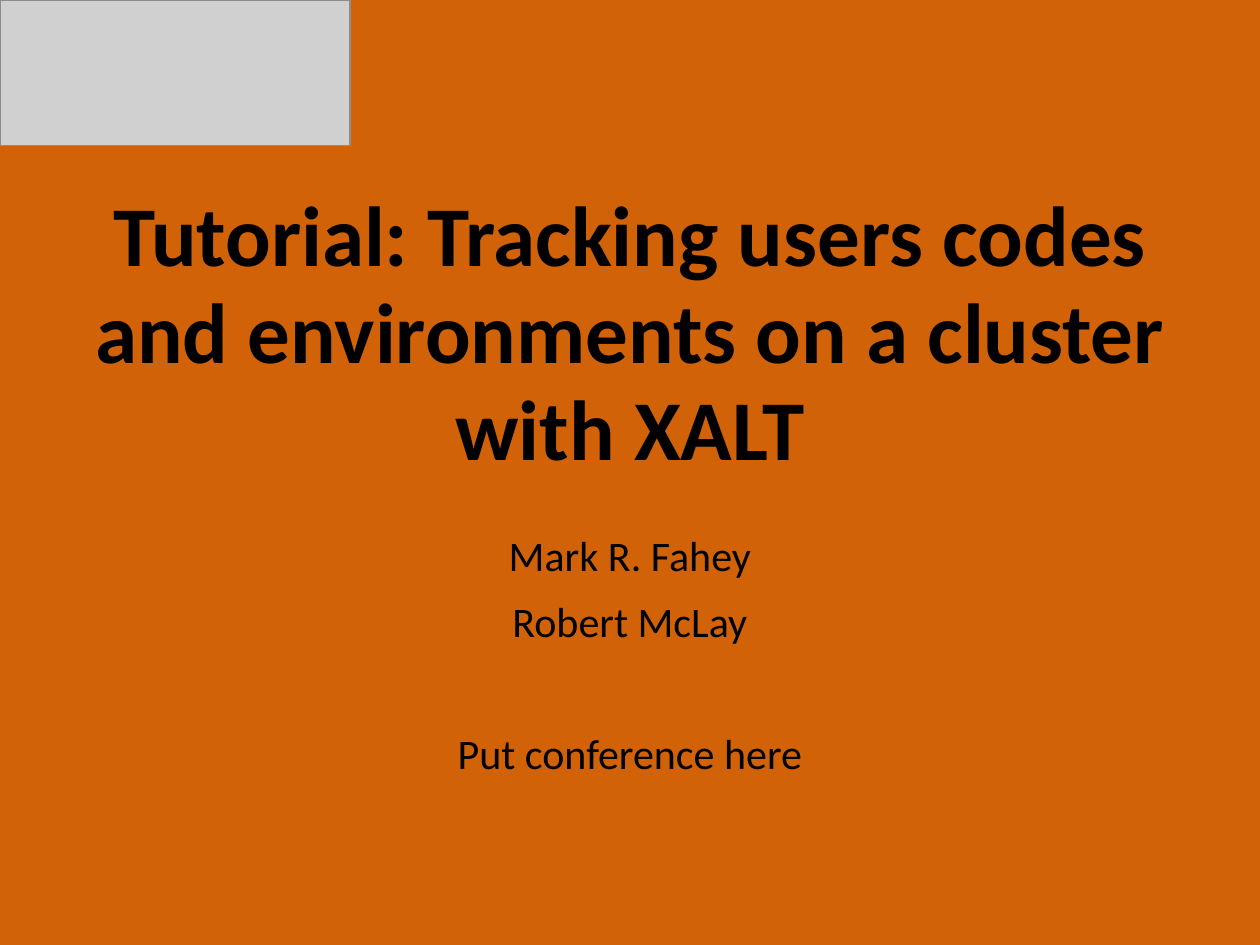
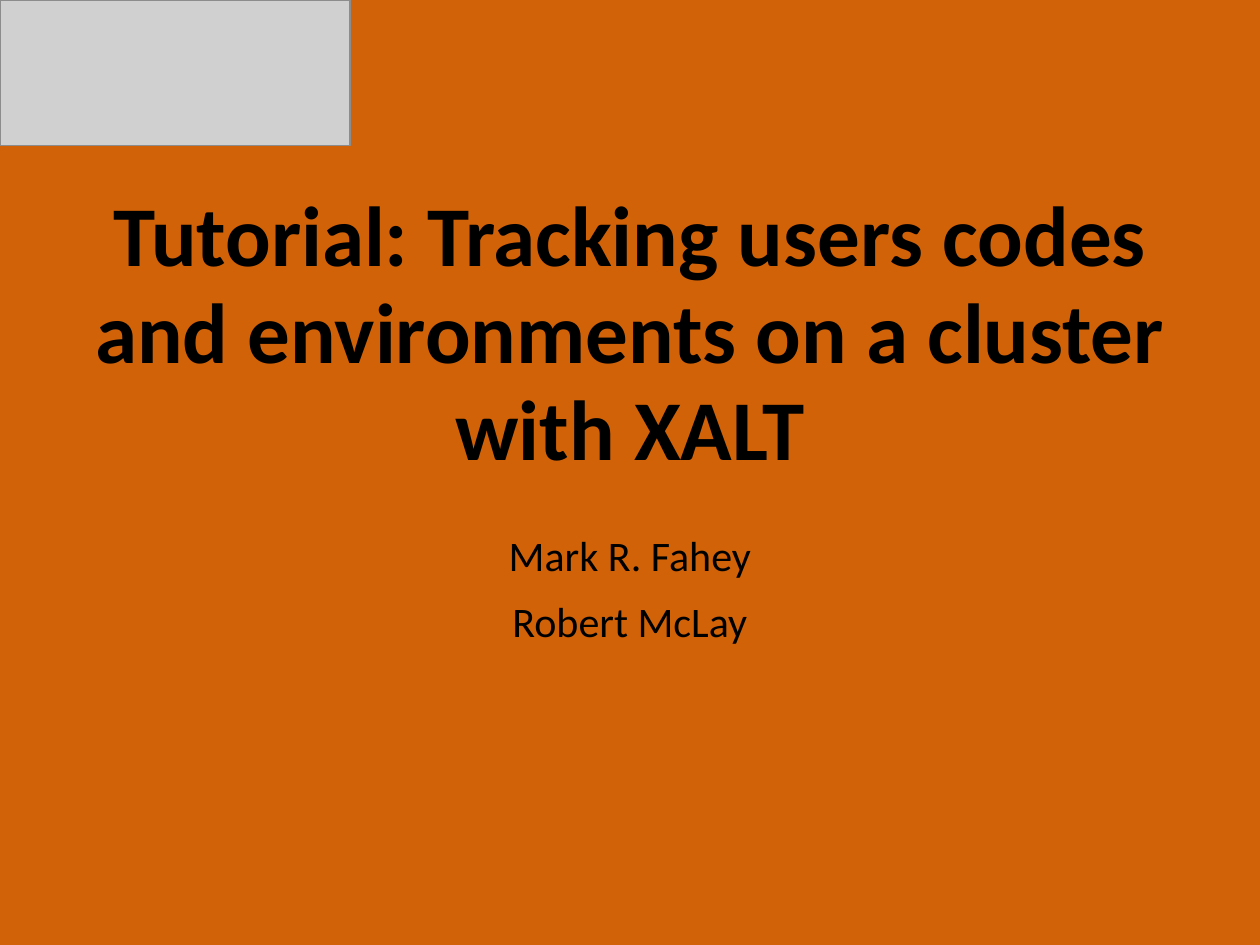
Before and after one commit to xalt/xalt, a slide deck: slide 1 of doc/isc15/xalt-tutorial-slides.pptx. Drawn at 1260x945 pixels with LibreOffice and Linux fonts; fonts in the diff are those of the drawing; grey boxes stand for pictures; background and template pictures are left out. Boxes give left, top, right and bottom in pixels: in the first picture for what was removed or moved away, otherwise in the second. Text is boxed around its words. In the diff, an @@ line names an element or a change of style, - is before the commit and + after.

Commit message:
updates on slides

```diff
--- a/doc/isc15/xalt-tutorial-slides.pptx
+++ b/doc/isc15/xalt-tutorial-slides.pptx
@@ subtitle at [458,740,802,770]: paragraph removed @@
-Put conference here
```
Also in this commit, not shown: 1 other file.
